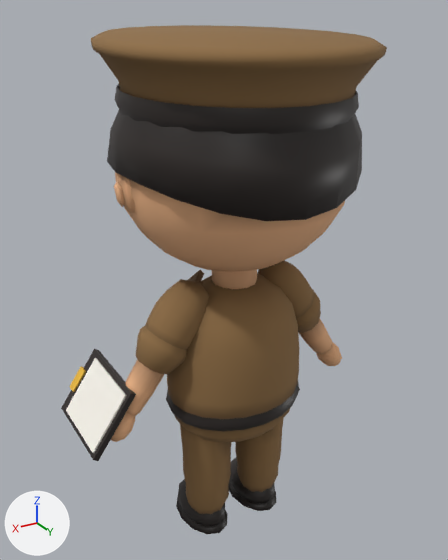
The glTF model game/assets/models/char_petugas.glb, before and after one commit.
Both versions are drawn from a 50 mm lens placed at (0.616, 0.985, 1.102), pointed at (0.004, -0.034, 0.592). Lighting does not change. The marker at lower left points along +X, +Y and +Z. The picture after the commit comes second. Vertices at exactly the same position are counted once.

In view in the first picture: 'Body'.
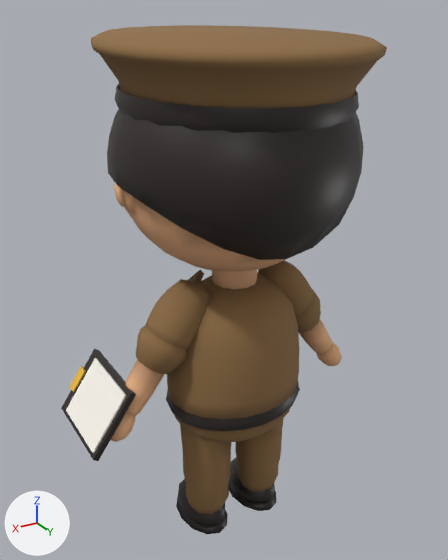
Where the change shows, as pixel boxes [x1, y1, x2, y2] in the pictures (448 x 560 px):
part 1 of me_body, built on: before [107, 110, 362, 221]; after [107, 109, 363, 260]
part 2 of me_body, edited (looks the same): [74, 54, 379, 534] in both

The change, as a diff of the scene's bpy script:
```diff
--- a/game/assets/models/char_petugas.glb.py
+++ b/game/assets/models/char_petugas.glb.py
@@ me_body @@
 # used by ob_body; location = (0.0, 0.0, 0.0)
-me_body.from_pydata(...)  # 2593 vertices, 4808 faces; spans x -0.297..0.336, y -0.287..0.253, z -0.001..1.079
+me_body.from_pydata(...)  # 2633 vertices, 4888 faces; spans x -0.297..0.336, y -0.287..0.253, z -0.001..1.079
+# me_body part 1
+# 20 vertices are removed from x -0.223..0.223, y -0.196..0.202, z 0.79..0.928
+# 55 faces are deleted
+# 3 vertices in x -0.068..0.073, y -0.206..-0.192, z 0.878..0.886 move by (0.0, -0.001, -0.002)
+# 34 vertices move from x -0.24..0.24, y -0.206..0.226, z 0.792..0.924 to x -0.233..0.233, y -0.212..0.227, z 0.833..0.945
+# 60 vertices are added at x -0.239..0.239, y -0.207..0.209, z 0.706..0.949
+# 135 new faces join them, mat_m_dark
+# me_body part 2: 1303 kept faces spanning x -0.287..0.333, y -0.287..0.253, z -0.001..1.058 get new vertex colours
 me_body.materials.append(mat_m_skin)
```
